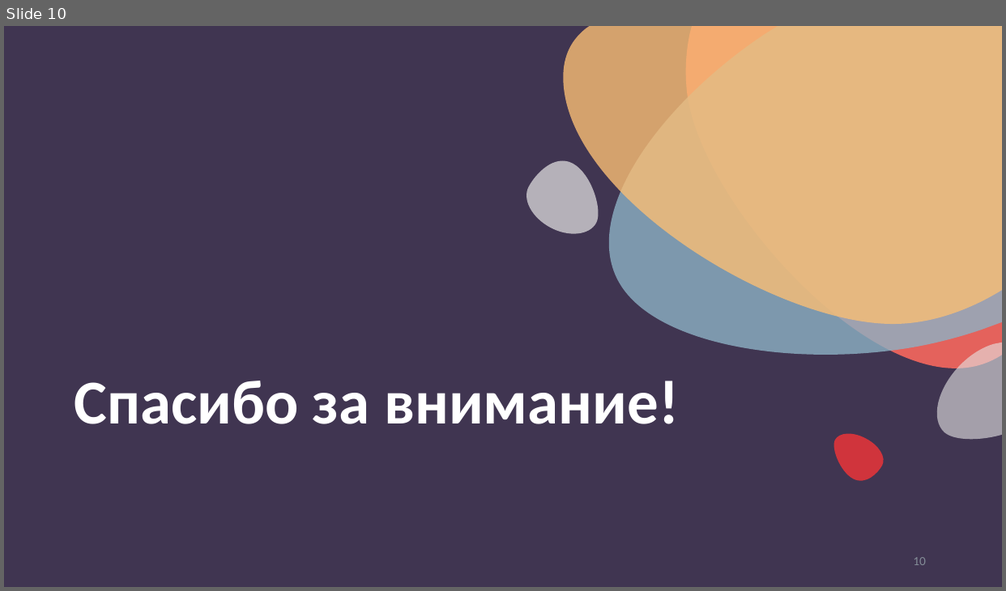
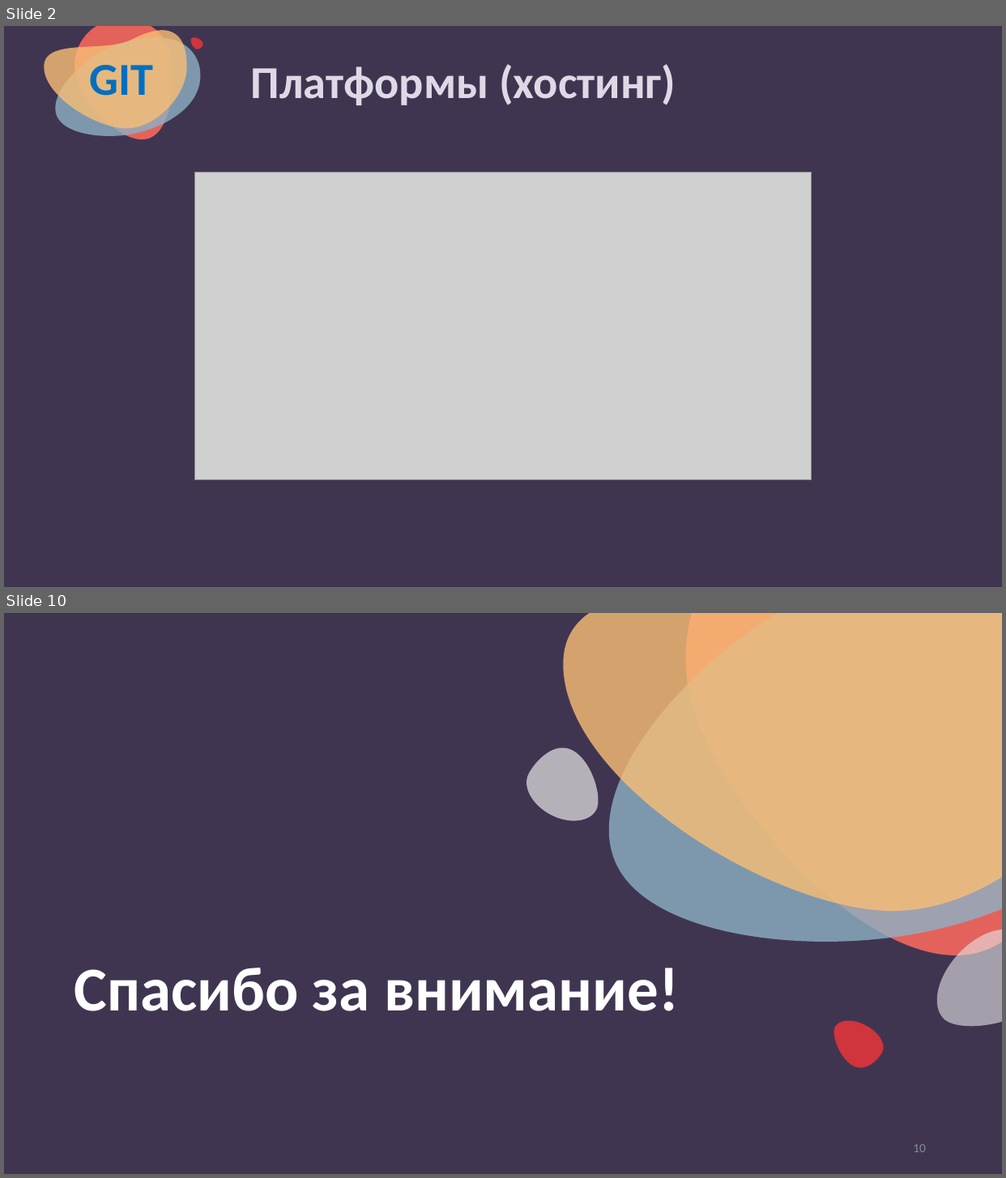
Before and after one commit to nesrv/python-for-odin.study, a slide deck: m5-1-git/презентация.pptx. Shown one above the other, each under a label of ours: slide 10 before the commit, slides 2 and 10 after it; the slides between them are not shown. The pictures are 1006x591 and 1006x1178 pixels, drawn with LibreOffice and Linux fonts; fonts in the diff are those of the drawing; grey boxes stand for pictures. Boxes give left, top, right and bottom in pixels: in the first picture for what was removed or moved away, otherwise in the second. Text is boxed around its words. In the diff, an @@ line names an element or a change of style, - is before the commit and + after.

```diff
--- a/m5-1-git/презентация.pptx
+++ b/m5-1-git/презентация.pptx
@@ slide 2 added at (x1=4, y1=26, x2=1002, y2=587), background #403551 @@
@@ freeform shape added at (x1=44, y1=31, x2=187, y2=129), fill #F9BE75 at 80% opacity @@
@@ freeform shape added at (x1=56, y1=37, x2=201, y2=136), fill #8DB1C4 at 80% opacity @@
@@ freeform shape added at (x1=74, y1=26, x2=172, y2=139), fill #E4625C @@
@@ freeform shape added at (x1=190, y1=37, x2=202, y2=49), fill #D0343C @@
@@ text added at (x1=89, y1=65, x2=153, y2=96), 44 pt, text #0070C0, bold @@
+GIT
@@ title added at (x1=251, y1=64, x2=675, y2=105), 44 pt, text #DED9E5, bold @@
+Платформы (хостинг)
@@ freeform shape added at (x1=77, y1=140, x2=95, y2=159), fill #403551 @@
@@ picture added at (x1=195, y1=172, x2=812, y2=480) @@
```
Also in this commit, not shown: 1 slide changed, 7 other slides added, 8 slides removed, 10 other files.
